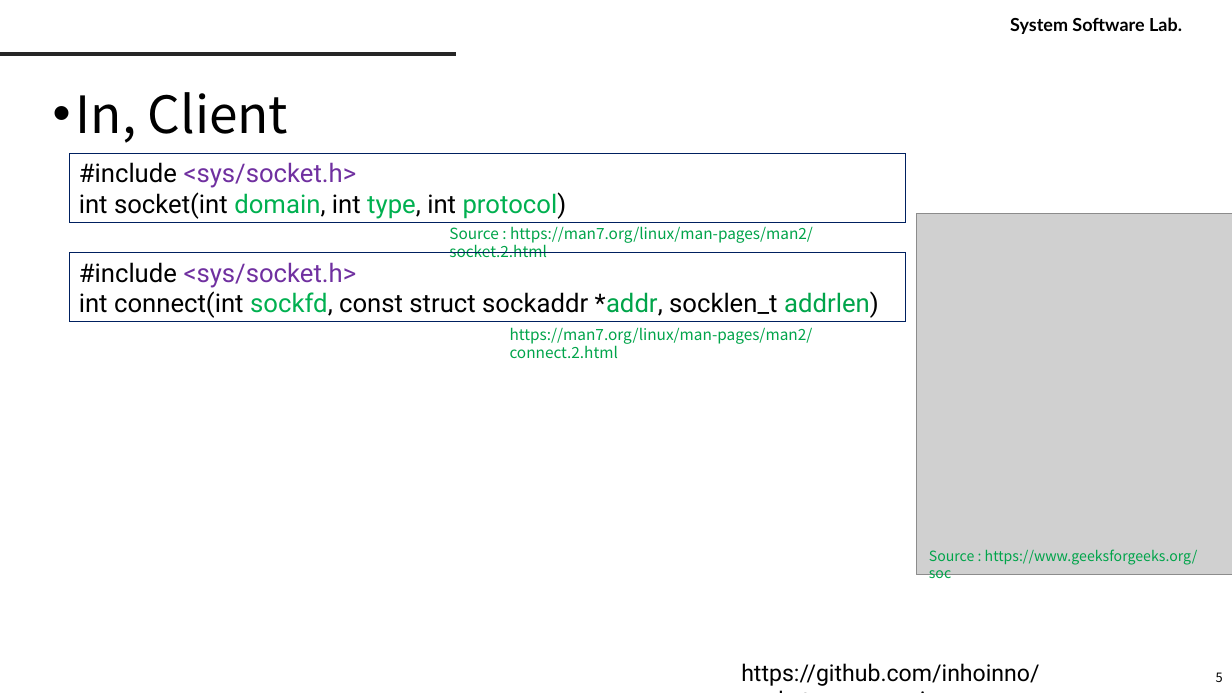
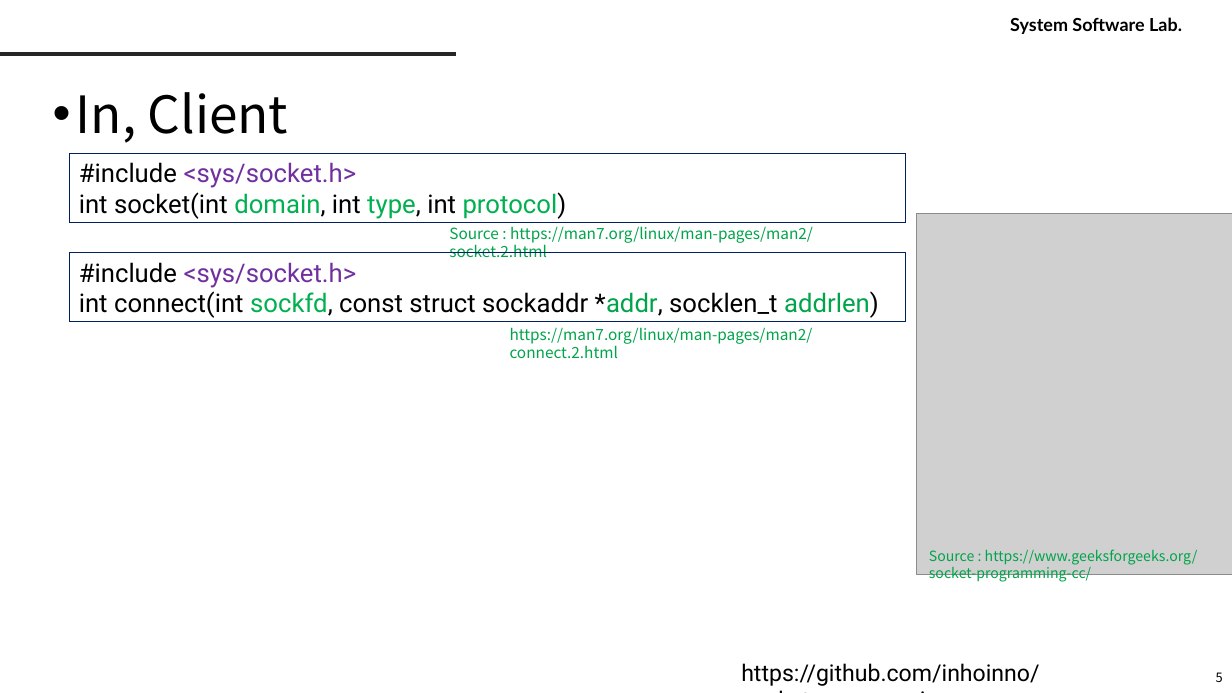
Before and after one commit to inhoinno/socket_proggraming, a slide deck: slide 5 of DKU_Computer_Network_socket_programming2022.pptx. Drawn at 1232x693 pixels with LibreOffice and Linux fonts; fonts in the diff are those of the drawing; grey boxes stand for pictures; background and template pictures are left out. Boxes give left, top, right and bottom in pixels: in the first picture for what was removed or moved away, otherwise in the second. Text is boxed around its words. In the diff, an @@ line names an element or a change of style, - is before the commit and + after.

```diff
--- a/DKU_Computer_Network_socket_programming2022.pptx
+++ b/DKU_Computer_Network_socket_programming2022.pptx
@@ text at bbox=[929, 549, 1198, 582]: text changed @@
-Source : https://www.geeksforgeeks.org/soc
+Source : https://www.geeksforgeeks.org/socket-programming-cc/
```
Also in this commit, not shown: 1 other slide changed.
